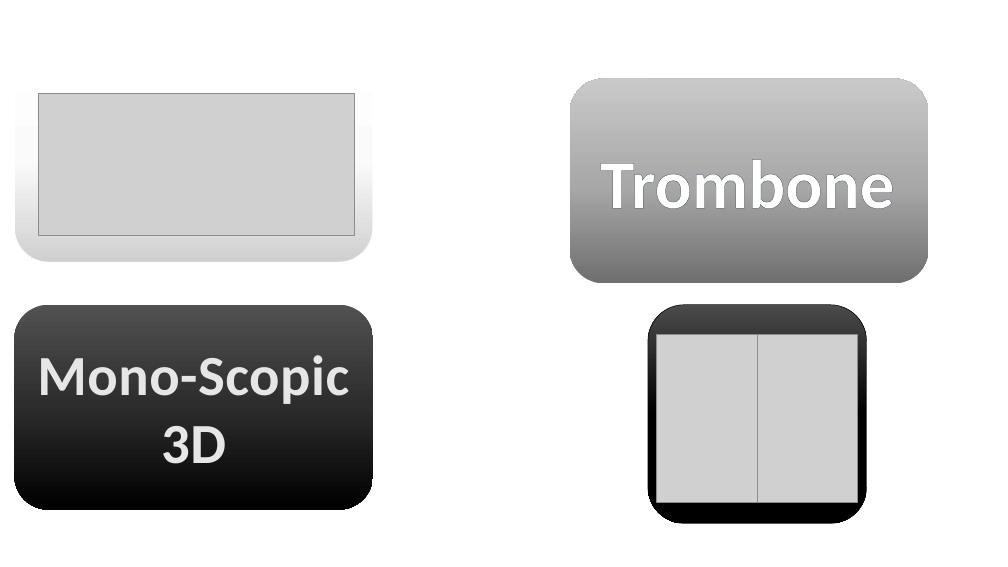
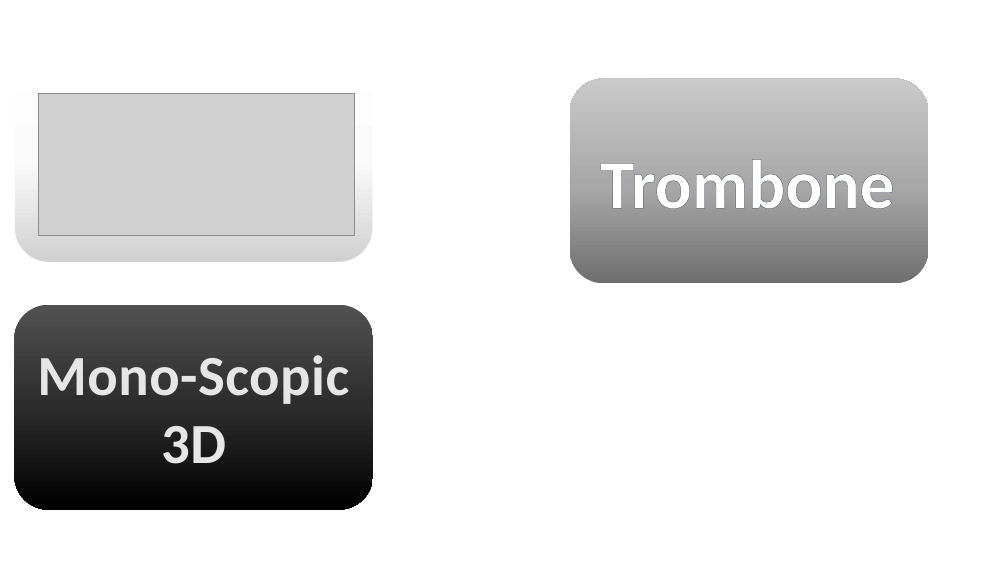
Before and after one commit to pseudo7/PseudoParallax, a slide deck: slide 2 of Presentation1.pptx. Drawn at 1008x567 pixels with LibreOffice and Linux fonts; fonts in the diff are those of the drawing; grey boxes stand for pictures. Boxes give left, top, right and bottom in pixels: in the first picture for what was removed or moved away, otherwise in the second. Text is boxed around its words. In the diff, an @@ line names an element or a change of style, - is before the commit and + after.

```diff
--- a/Presentation1.pptx
+++ b/Presentation1.pptx
@@ rounded rectangle removed at bbox=[648, 305, 867, 523] @@
@@ picture removed at bbox=[657, 335, 758, 503] @@
@@ picture removed at bbox=[758, 335, 858, 503] @@
```
Also in this commit, not shown: 1 slide added, 7 other files.
